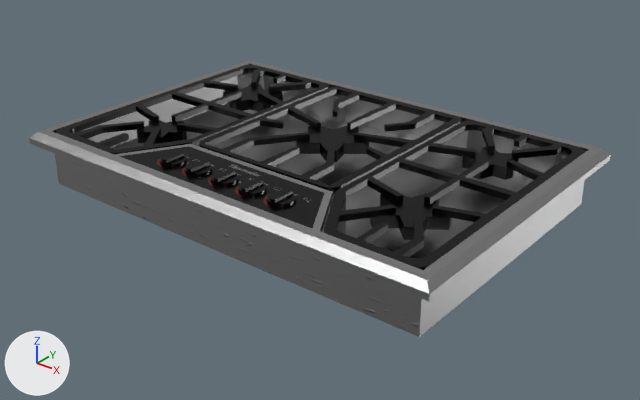
The Blender file Cook Tops/Thermador SGSX305FS.blend, before and after one commit.
Before and after are seen from a camera (50 mm lens) standing at (1.25, -1.322, 0.566) and looking at (0.424, -0.289, -0.074). The axes (+X, +Y, +Z) are drawn at lower left. The lights are the same throughout.

Objects in the first picture: 'MESH.Thermador SGSX305FS'.
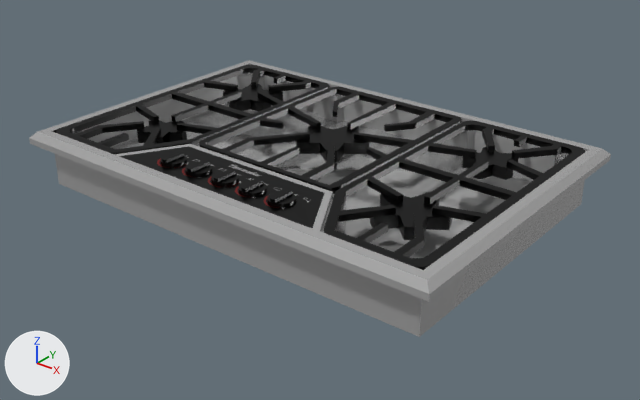
Scene script edits in JSON lines:
```json
{"op": "add", "block": "mat_matte_chrome", "code": ["mat_matte_chrome = bpy.data.materials.new('Matte Chrome')", "# nodes: BsdfAnisotropic, BsdfDiffuse, LayerWeight, MixShader, OutputMaterial", "# colours: grey #a8a8a8"]}
{"block": "me_mesh_001", "where": "me_mesh_001.from_pydata(...)  # 3525 vertices, 1395 faces; spans x 0.3..38.7, y -83.1..-0.8, z -3.6..1.6"}
{"block": "me_mesh_001", "where": "# used by ob_mesh_thermador_sgsx305fs; parent = ob_bpassembly_thermador_sgsx305fs; location = (0.0, 0.0, 0.0); scale = (0.0205, 0.00656, 0.0205)"}
{"block": "me_mesh_001", "change": "me_mesh_001 part 1: 538 of the faces centred in x 1.6..37.4, y -83.1..-60.5, z -1.8..1.1 switch from mat_stainless_steel to mat_matte_chrome"}
{"block": "me_mesh_001", "change": "me_mesh_001 part 2: 44 of the faces centred in x 0.3..38.7, y -42.2..-0.8, z -3.6..1.1 switch from mat_stainless_steel to mat_matte_chrome"}
{"block": "me_mesh_001", "change": "me_mesh_001 part 3: 9 of the faces centred in x 2.0..37.4, y -6.8..-5.0, z 0.8..0.9 switch from mat_stainless_steel to mat_matte_chrome"}
```

Where the change shows, as pixel boxes [x1, y1, x2, y2] in the pictures (640 x 400 px):
```json
{"part": 1, "of": "me_mesh_001", "change": "recoloured", "before": [29, 131, 429, 337], "after": [29, 131, 429, 337]}
{"part": 2, "of": "me_mesh_001", "change": "recoloured", "before": [38, 60, 611, 337], "after": [38, 60, 611, 337]}
{"part": 3, "of": "me_mesh_001", "change": "recoloured", "before": [249, 64, 589, 152], "after": [249, 64, 589, 152]}
```
